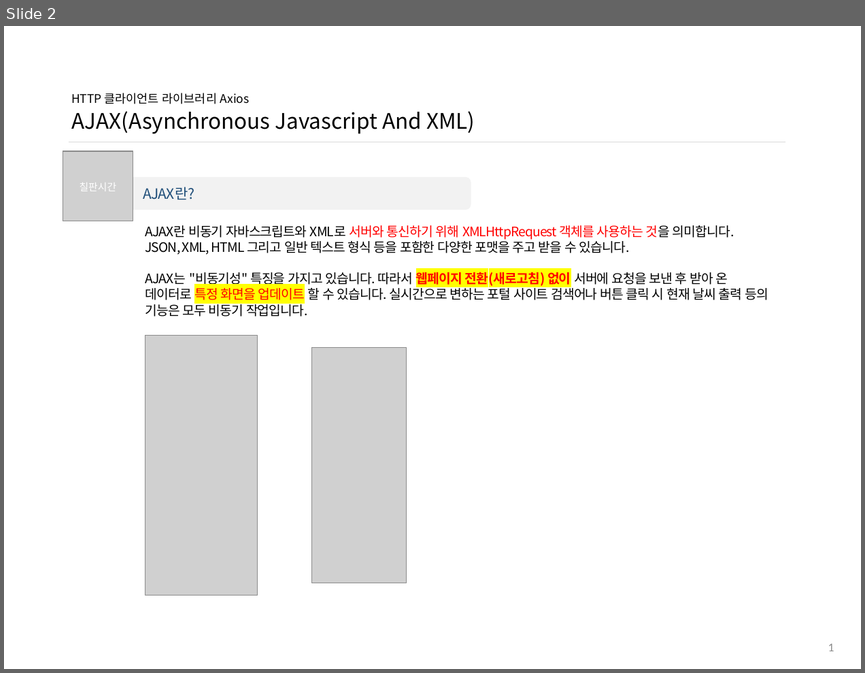
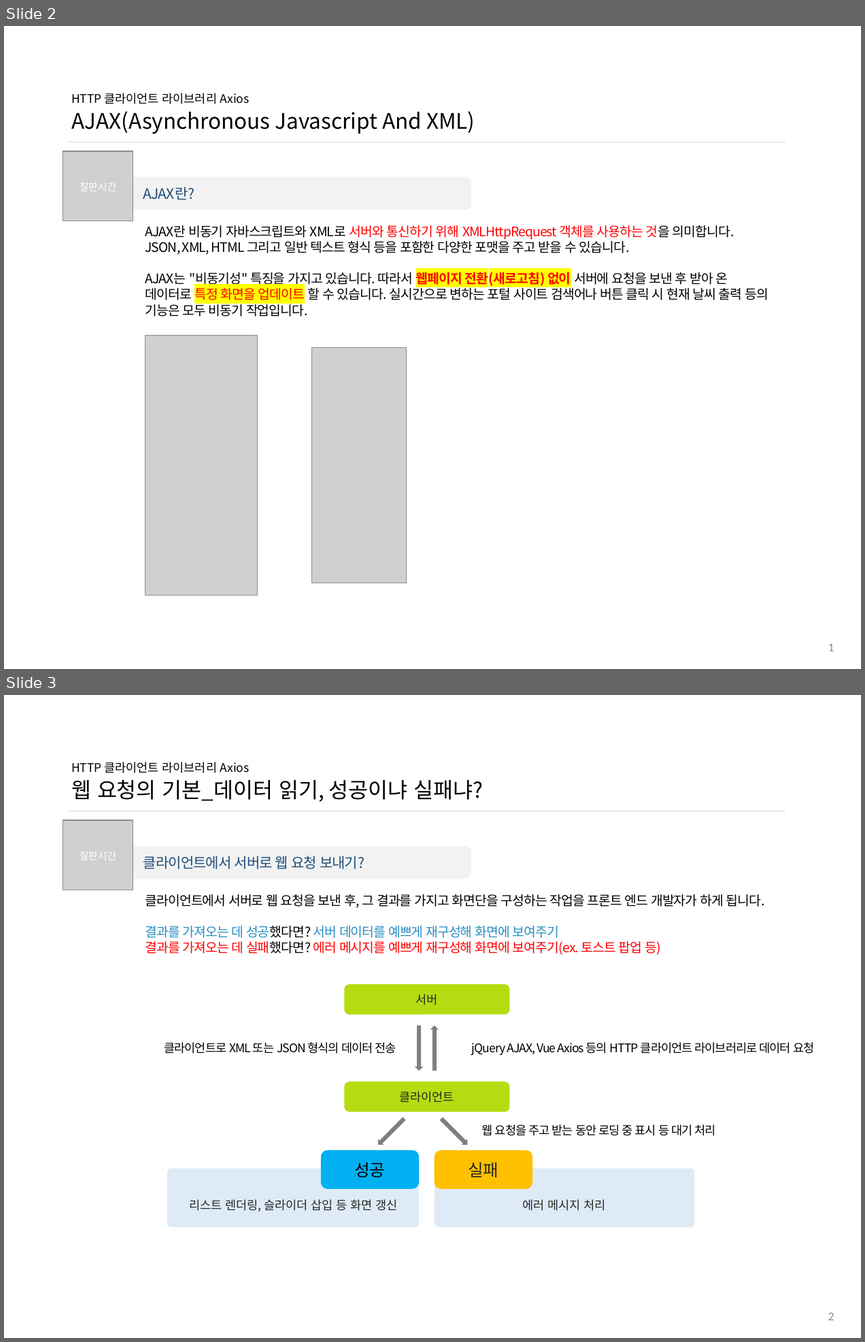
Before and after one commit to ddowon/vueStudy, a slide deck: 01.참고자료/191104_HTTP 클라이언트 라이브러리 Axios.pptx. Shown one above the other, each under a label of ours: slide 2 before the commit, slides 2 and 3 after it. The pictures are 865x673 and 865x1342 pixels, drawn with LibreOffice and Linux fonts; fonts in the diff are those of the drawing; grey boxes stand for pictures; background and template pictures are left out. Boxes give left, top, right and bottom in pixels: in the first picture for what was removed or moved away, otherwise in the second. Text is boxed around its words. In the diff, an @@ line names an element or a change of style, - is before the commit and + after.

Commit message:
11월 4일 11차 Axios 스터디 자료 업데이트

```diff
--- a/01.참고자료/191104_HTTP 클라이언트 라이브러리 Axios.pptx
+++ b/01.참고자료/191104_HTTP 클라이언트 라이브러리 Axios.pptx
@@ slide 3 added at [4, 695, 861, 1338], background #FFFFFF @@
@@ title added at [71, 762, 483, 802], 18 pt, text #000000 @@
+HTTP 클라이언트 라이브러리 Axios
+웹 요청의 기본_데이터 읽기, 성공이냐 실패냐?
@@ line added from (68, 811) to (785, 811), #D9D9D9 0.5 pt @@
@@ picture added at [63, 820, 133, 890] @@
@@ text added at [79, 851, 117, 860], 8.5 pt, text #FFFFFF @@
+칠판시간
@@ rounded rectangle added at [107, 846, 471, 879], fill #F2F2F2, 12 pt, text #1F4E79 @@
+클라이언트에서 서버로 웹 요청 보내기?
@@ text added at [145, 894, 765, 955], 11 pt, text #000000 @@
+클라이언트에서 서버로 웹 요청을 보낸 후, 그 결과를 가지고 화면단을 구성하는 작업을 프론트 엔드 개발자가 하게 됩니다.
+결과를 가져오는 데 성공했다면? 서버 데이터를 예쁘게 재구성해 화면에 보여주기
+결과를 가져오는 데 실패했다면? 에러 메시지를 예쁘게 재구성해 화면에 보여주기(ex. 토스트 팝업 등)
@@ rounded rectangle added at [344, 984, 509, 1014], fill #B5DC11, 10 pt, text #262626 @@
+서버
@@ down arrow added at [415, 1025, 424, 1070], fill #7F7F7F @@
@@ down arrow added at [430, 1025, 439, 1070], fill #7F7F7F @@
@@ text added at [164, 1042, 396, 1053], 10 pt, text #000000 @@
+클라이언트로 XML 또는 JSON 형식의 데이터 전송
@@ text added at [472, 1042, 814, 1055], 10 pt, text #000000 @@
+jQuery AJAX, Vue Axios 등의 HTTP 클라이언트 라이브러리로 데이터 요청
@@ rounded rectangle added at [344, 1081, 509, 1111], fill #B5DC11, 10 pt, text #262626 @@
+클라이언트
@@ down arrow added at [375, 1115, 407, 1148], fill #7F7F7F @@
@@ down arrow added at [439, 1115, 470, 1148], fill #7F7F7F @@
@@ text added at [482, 1124, 716, 1136], 10 pt, text #000000 @@
+웹 요청을 주고 받는 동안 로딩 중 표시 등 대기 처리
@@ rounded rectangle added at [321, 1150, 419, 1189], fill #00B0F0, 14 pt, text #000000 @@
+성공
@@ rounded rectangle added at [434, 1150, 532, 1189], fill #FFC000, 14 pt, text #262626 @@
+실패
@@ rounded rectangle added at [168, 1168, 419, 1227], fill #DEEBF7, 10 pt, text #262626 @@
+리스트 렌더링, 슬라이더 삽입 등 화면 갱신
@@ rounded rectangle added at [434, 1168, 694, 1227], fill #DEEBF7, 10 pt, text #262626 @@
+에러 메시지 처리
@@ page number added at [828, 1312, 834, 1320], 10 pt, text #8C8C8C @@
+2
```
Also in this commit, not shown: 4 slides changed, 14 other slides added.
